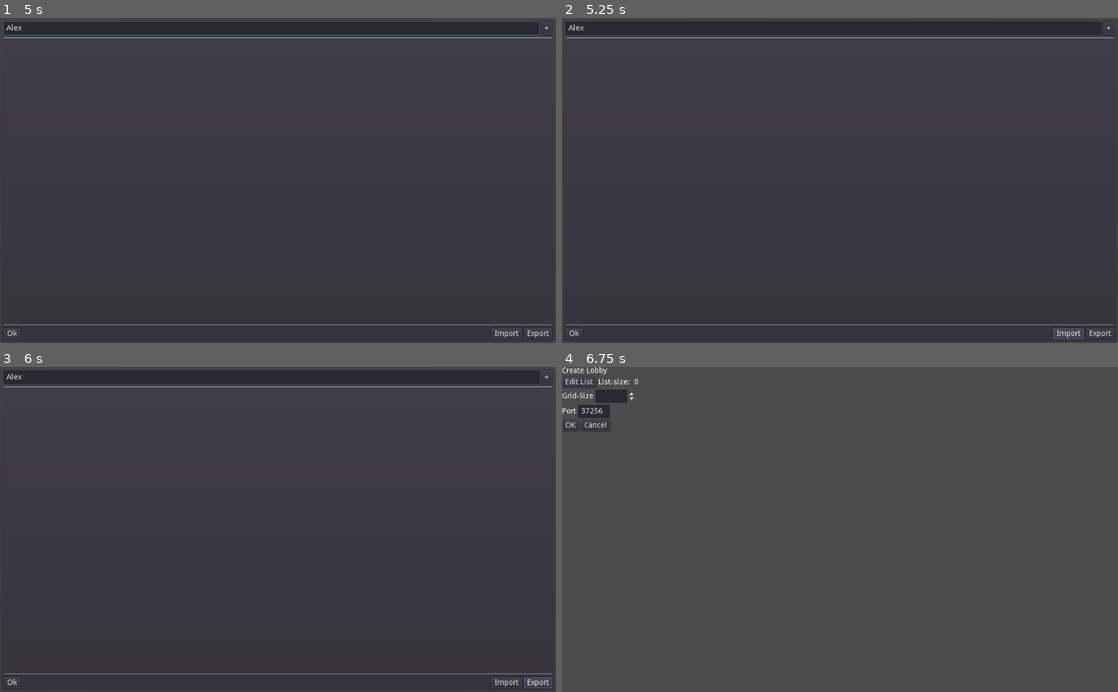
Above: before the commit, frames 1-4 (two rows, left to right).
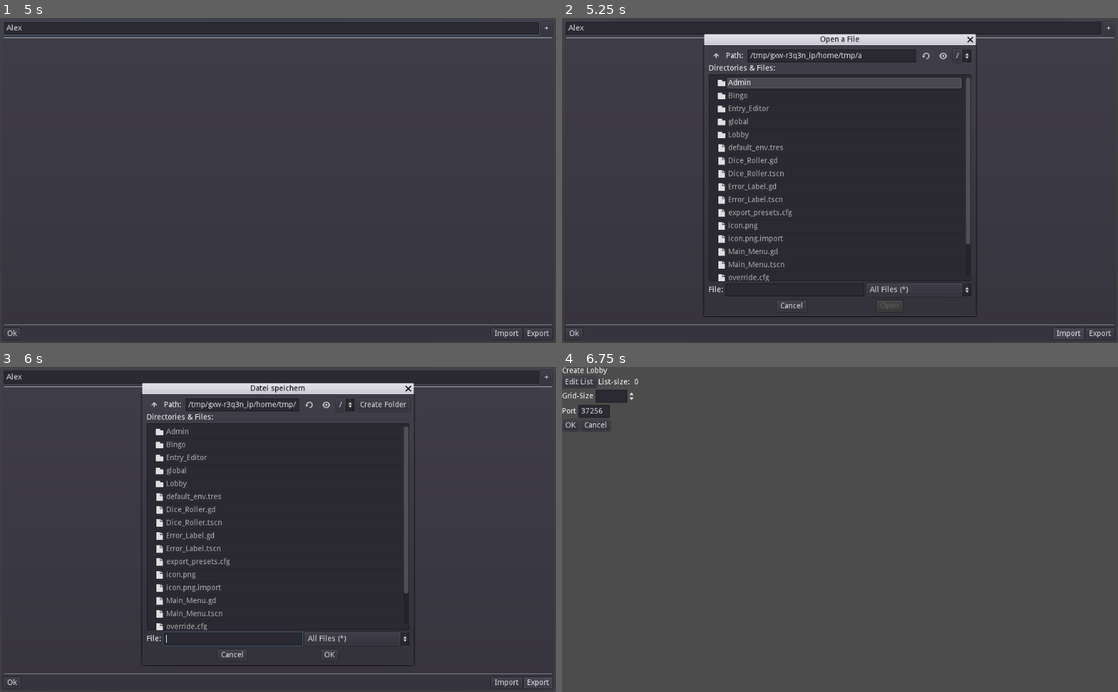
Above: after the commit, the same moments.

Repository: Reneator/Godot-Online-Bingo
Game: Godot game, scene res://Main_Menu.tscn
Same seed, same stepped clock (60 frames per second), same inputs: the game is played once before the commit and once after it.
Inputs (mouse positions are in pixels of both pictures, inside the frame that each line leads up to):
- Up to frame 1 (5 s): click (44, 34) at 0.52 s; type "Alex" at 0.6 s; click "Create Game" at 1.25 s; click "OK" at 2 s; click "OK" at 2.75 s; click "Edit List" at 3.5 s; click (272, 27) at 4.27 s; type "Alex" at 4.35 s
- Up to frame 2 (5.25 s): click "Import" at 5 s
- Up to frame 3 (6 s): click "Export" at 5.75 s
- Up to frame 4 (6.75 s): click "Ok" at 6.5 s

Frame 1 is identical in both runs. In frame 2, 4.8% of the frame differs, in the area x 25-94%, y 4-99%; in frame 3, 4.6%; in frame 4, nothing differs.

Commit message:
Added List Editor Import + Export

Diff:
--- a/Entry_Editor/Bingo_Listen_Editor.gd
+++ b/Entry_Editor/Bingo_Listen_Editor.gd
@@ -79,11 +79,10 @@
 	get_tree().change_scene_to(Scenes.create_lobby_screen)
 
 func _on_Import_Button_pressed():
-	pass # Replace with function body.
-
+	$Control/Import_File_Dialog.popup()
 
 func _on_Export_Button_pressed():
-	pass # Replace with function body.
+	$Control/Export_File_Dialog.popup()
 
 func save():
 	Global.bingo_entries = get_entries_as_strings()
@@ -91,3 +90,27 @@
 func load_state():
 	var entries_list = Global.bingo_entries
 	initialize(entries_list)
+
+func _on_Import_File_Dialog_file_selected(path):
+	var file = File.new()
+	file.open(path, File.READ)
+	var file_content = file.get_as_text()
+	if not file_content is String:
+		print_error("File content not String!")
+
+	var lines = file_content.split("\n")
+	initialize(lines)
+	file.close()
+	save()
+
+func _on_Export_File_Dialog_file_selected(path):
+	var file = File.new()
+	file.open(path, File.WRITE)
+	var entries = get_entries_as_strings()
+	var file_line_content = ""
+	for entry in entries:
+		if not file_line_content == "":
+			file_line_content += "\n"
+		file_line_content += entry
+	file.store_string(file_line_content)
+	file.close()
--- a/Entry_Editor/Bingo_Listen_Editor.tscn
+++ b/Entry_Editor/Bingo_Listen_Editor.tscn
@@ -90,9 +90,55 @@
 margin_right = 976.0
 margin_bottom = 20.0
 text = "Export"
+
+[node name="Control" type="Control" parent="."]
+margin_left = 7.0
+margin_top = 7.0
+margin_right = 1017.0
+margin_bottom = 593.0
+mouse_filter = 2
+
+[node name="Import_File_Dialog" type="FileDialog" parent="Control"]
+anchor_left = 0.5
+anchor_top = 0.5
+anchor_right = 0.5
+anchor_bottom = 0.5
+margin_left = -250.0
+margin_top = -250.0
+margin_right = 250.0
+margin_bottom = 250.0
+rect_min_size = Vector2( 500, 500 )
+window_title = "Datei öffnen"
+mode = 0
+access = 2
+current_dir = "/Users/Horst/Documents/Dice_Roller"
+current_path = "/Users/Horst/Documents/Dice_Roller/"
+__meta__ = {
+"_edit_use_anchors_": false
+}
+
+[node name="Export_File_Dialog" type="FileDialog" parent="Control"]
+anchor_left = 0.5
+anchor_top = 0.5
+anchor_right = 0.5
+anchor_bottom = 0.5
+margin_left = -250.0
+margin_top = -250.0
+margin_right = 250.0
+margin_bottom = 250.0
+rect_min_size = Vector2( 500, 500 )
+window_title = "Datei speichern"
+access = 2
+current_dir = "/Users/Horst/Documents/Dice_Roller"
+current_path = "/Users/Horst/Documents/Dice_Roller/"
+__meta__ = {
+"_edit_use_anchors_": false
+}
 [connection signal="text_changed" from="VBoxContainer/HBoxContainer/LineEdit" to="." method="_on_LineEdit_text_changed"]
 [connection signal="text_entered" from="VBoxContainer/HBoxContainer/LineEdit" to="." method="_on_LineEdit_text_entered"]
 [connection signal="pressed" from="VBoxContainer/HBoxContainer/Button" to="." method="_on_Button_pressed"]
 [connection signal="pressed" from="VBoxContainer/HBoxContainer2/OK_Button" to="." method="_on_OK_Button_pressed"]
 [connection signal="pressed" from="VBoxContainer/HBoxContainer2/HBoxContainer/Import_Button" to="." method="_on_Import_Button_pressed"]
 [connection signal="pressed" from="VBoxContainer/HBoxContainer2/HBoxContainer/Export_Button" to="." method="_on_Export_Button_pressed"]
+[connection signal="file_selected" from="Control/Import_File_Dialog" to="." method="_on_Import_File_Dialog_file_selected"]
+[connection signal="file_selected" from="Control/Export_File_Dialog" to="." method="_on_Export_File_Dialog_file_selected"]
